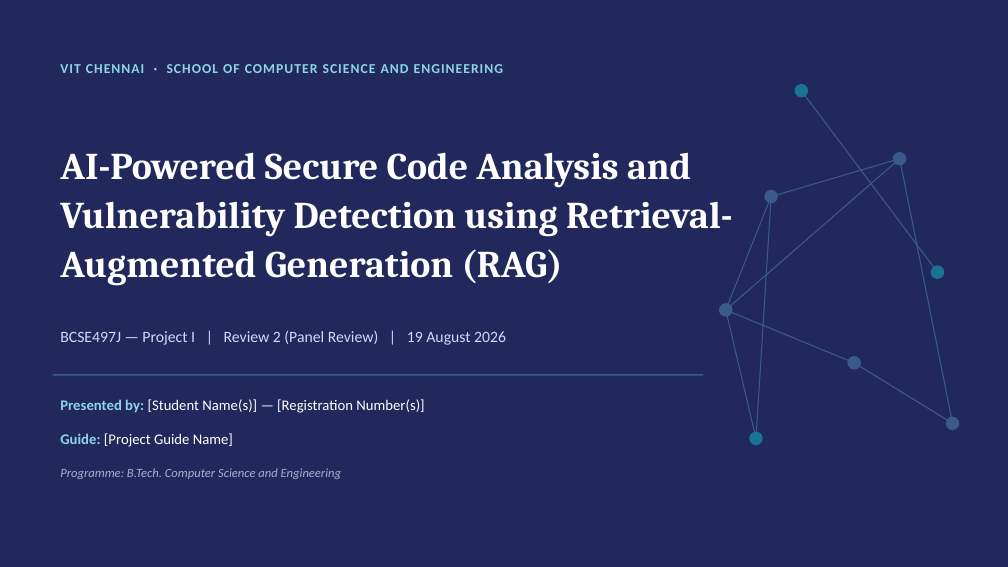
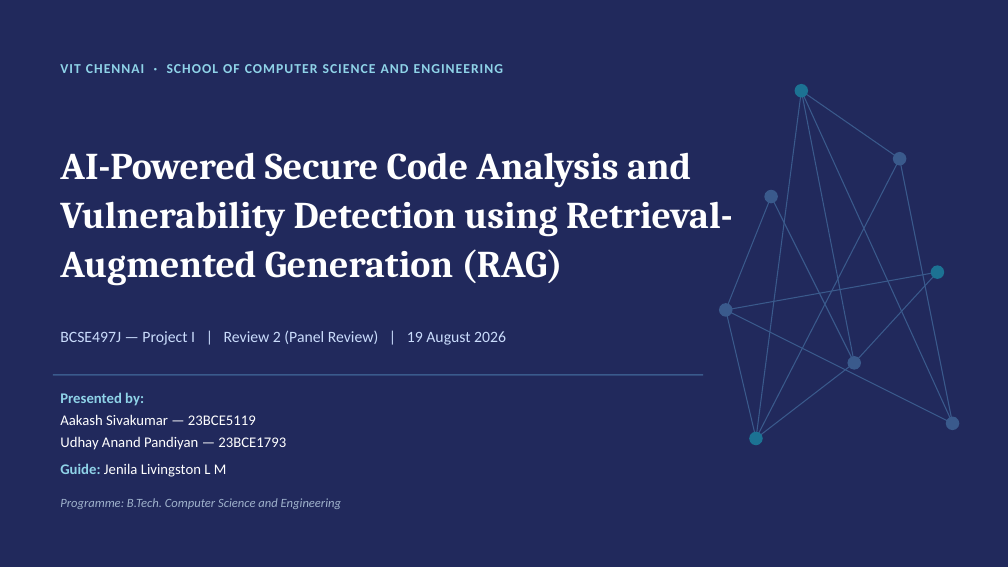
Before and after one commit to aakashsivakumar20/RAG-vuln-detection, a slide deck: slide 1 of ppt/Review2_Panel_Presentation.pptx. Drawn at 1008x567 pixels with LibreOffice and Linux fonts; fonts in the diff are those of the drawing. Boxes give left, top, right and bottom in pixels: in the first picture for what was removed or moved away, otherwise in the second. Text is boxed around its words. In the diff, an @@ line names an element or a change of style, - is before the commit and + after.

Commit message:
Fill in team details: student names, registration numbers, and project guide

```diff
--- a/ppt/Review2_Panel_Presentation.pptx
+++ b/ppt/Review2_Panel_Presentation.pptx
@@ line added from (802, 91) to (756, 439), #3A5A8C 1 pt @@
@@ line moved from (900, 159) - (771, 197) to (802, 91) - (900, 159) @@
@@ line moved from (802, 91) - (938, 272) to (802, 91) - (953, 423) @@
@@ line added from (802, 91) to (854, 363), #3A5A8C 1 pt @@
@@ line moved from (771, 197) - (756, 439) to (900, 159) - (756, 439) @@
@@ line moved from (900, 159) - (726, 310) to (771, 197) - (854, 363) @@
@@ line added from (938, 272) to (726, 310), #3A5A8C 1 pt @@
@@ line added from (938, 272) to (854, 363), #3A5A8C 1 pt @@
@@ line moved from (726, 310) - (854, 363) to (726, 310) - (953, 423) @@
@@ line moved from (854, 363) - (953, 423) to (854, 363) - (756, 439) @@
@@ text at (60,392,286,450): text changed @@
-Presented by: [Student Name(s)] — [Registration Number(s)]
+Presented by:
+Aakash Sivakumar — 23BCE5119
+Udhay Anand Pandiyan — 23BCE1793
@@ text removed at (60,433,233,447) @@
-Guide: [Project Guide Name]
@@ text added at (60,463,227,477), 14 pt, text #FFFFFF @@
+Guide: Jenila Livingston L M
@@ text "Programme: B.Tech. Computer Science and ...": place and size @@
-text "Programme: B.Tech. Computer Science and ..." at (60,468,341,479)
+text "Programme: B.Tech. Computer Science and ..." at (60,498,341,509)
```
Also in this commit, not shown: 5 other files.
